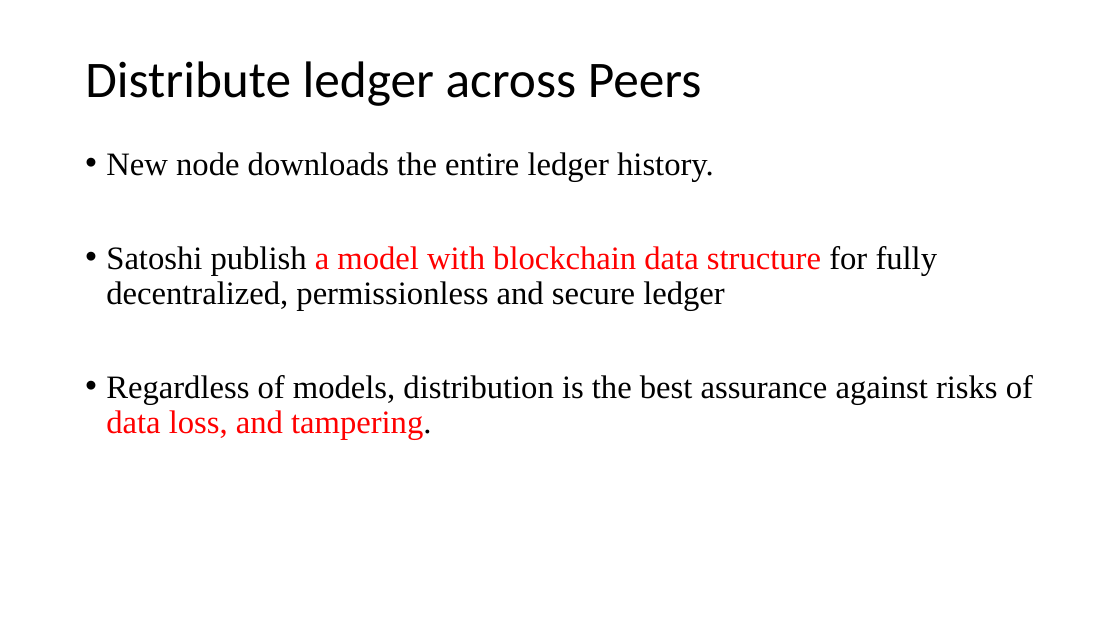
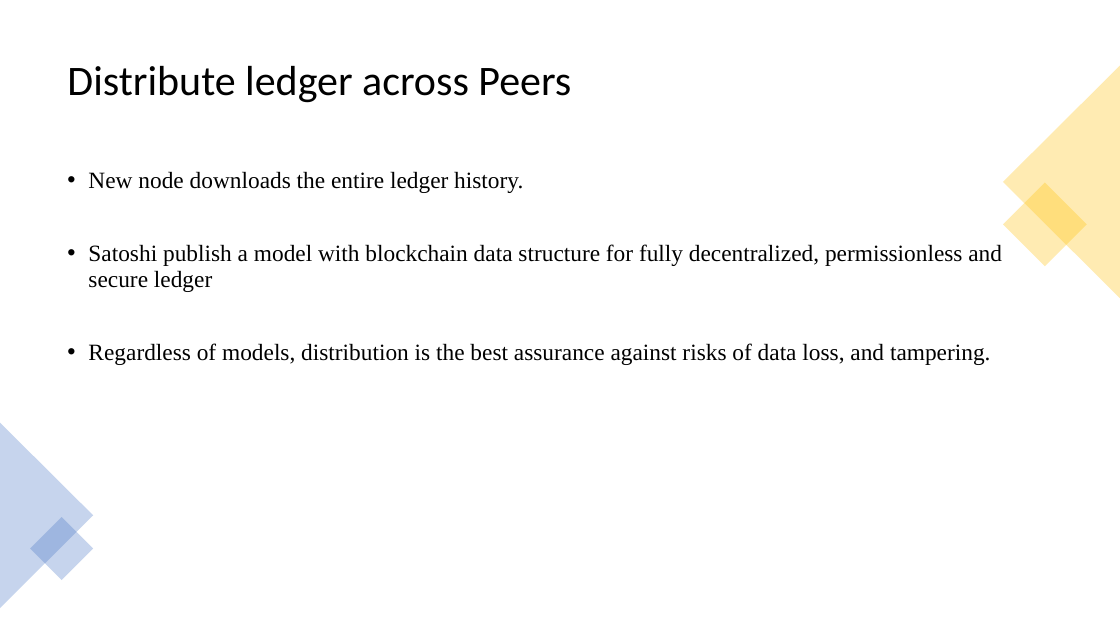
Before and after one commit to hikasenworkspace/stock_study, a slide deck: slide 7 of blockchain/bitcoin.pptx. Drawn at 1120x630 pixels with LibreOffice and Linux fonts; fonts in the diff are those of the drawing. Boxes give left, top, right and bottom in pixels: in the first picture for what was removed or moved away, otherwise in the second. Text is boxed around its words. In the diff, an @@ line names an element or a change of style, - is before the commit and + after.

```diff
--- a/blockchain/bitcoin.pptx
+++ b/blockchain/bitcoin.pptx
@@ title "Distribute ledger across Peers": place and size @@
-title "Distribute ledger across Peers" at [85,61,702,106]
+title "Distribute ledger across Peers" at [67,66,571,103]
@@ title "Distribute ledger across Peers" at [67,66,571,103]: size 44 to 36 pt @@
@@ triangle added at [1003,66,1120,298], fill #FFC000 at 30% opacity @@
@@ text "New node downloads the entire ...": place and size @@
-text "New node downloads the entire ..." at [106,152,1033,439]
+text "New node downloads the entire ..." at [88,171,1002,365]
@@ text "New node downloads the entire ..." at [88,171,1002,365]: size 28 to 20 pt; text colour #FF0000 to #000000 in "a model with blockchain data structure", "data loss, and tampering." @@
@@ rectangle added at [1003,183,1088,267], fill #FFC000 at 30% opacity @@
@@ triangle added at [0,423,93,608], fill #4472C4 at 30% opacity @@
@@ rectangle added at [30,517,93,580], fill #4472C4 at 30% opacity @@
```
Also in this commit, not shown: 7 other slides changed, 4 slides added, 2 other files.
